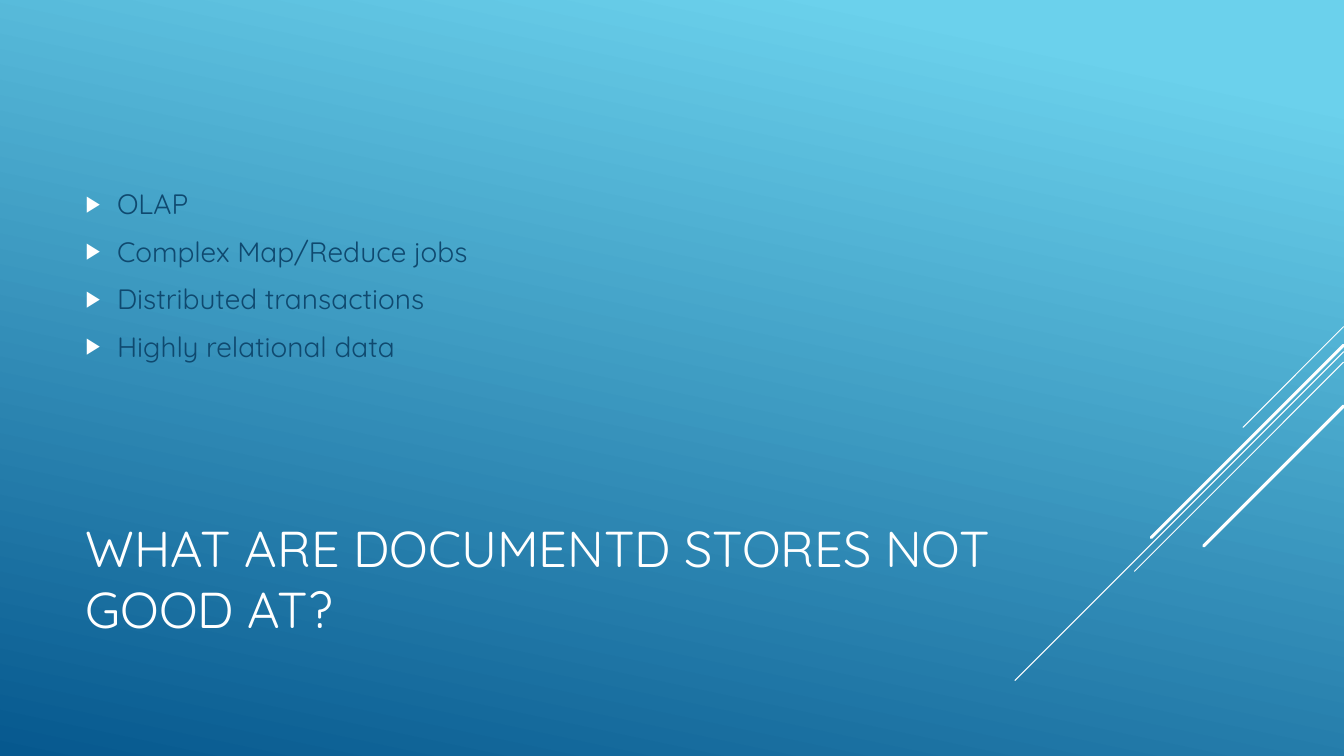
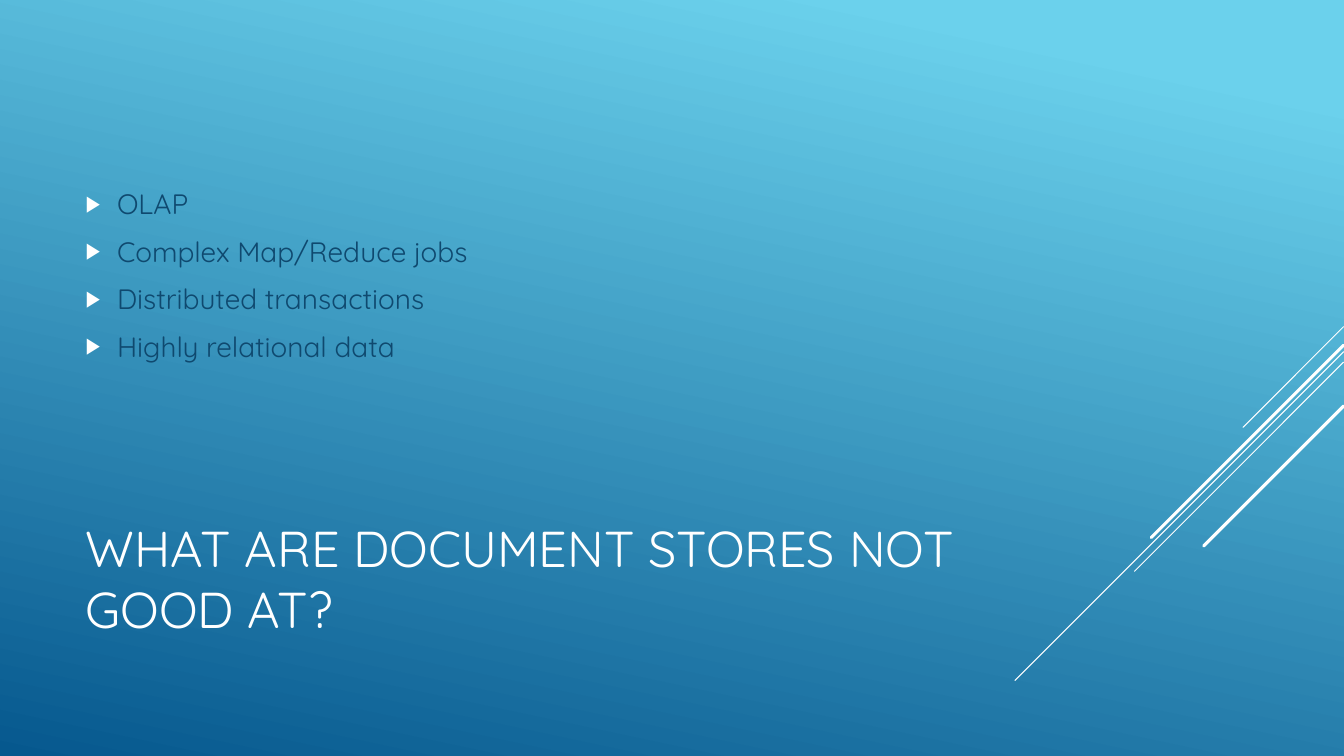
Before and after one commit to jbreyer/Polyglot, a slide deck: slide 29 of Polyglot Persistence and NOSQL.pptx (slide 28 before the commit). Drawn at 1344x756 pixels with LibreOffice and Linux fonts; fonts in the diff are those of the drawing. Boxes give left, top, right and bottom in pixels: in the first picture for what was removed or moved away, otherwise in the second. Text is boxed around its words. In the diff, an @@ line names an element or a change of style, - is before the commit and + after.

```diff
--- a/Polyglot Persistence and NOSQL.pptx
+++ b/Polyglot Persistence and NOSQL.pptx
@@ title at [86,531,954,629]: text changed @@
-WHAT ARE DOCUMENTD STORES NOT GOOD AT?
+WHAT ARE DOCUMENT STORES NOT GOOD AT?
```
Also in this commit, not shown: 5 other slides changed, 20 slides added, 1 slide removed.
